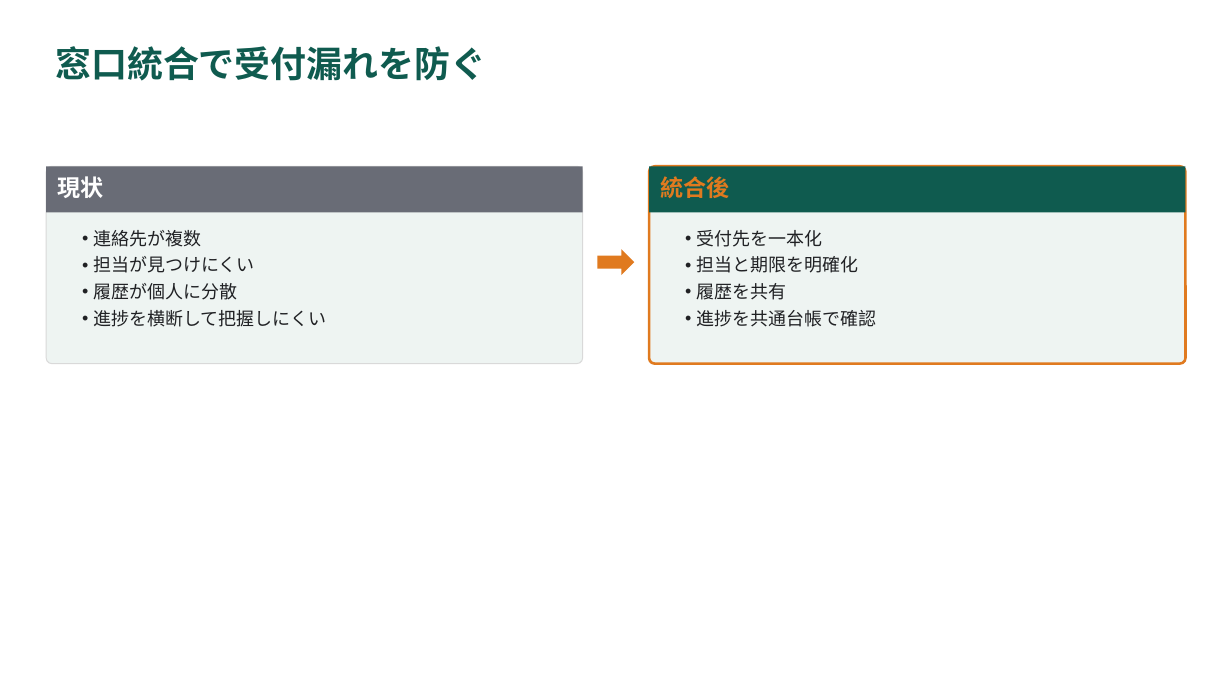
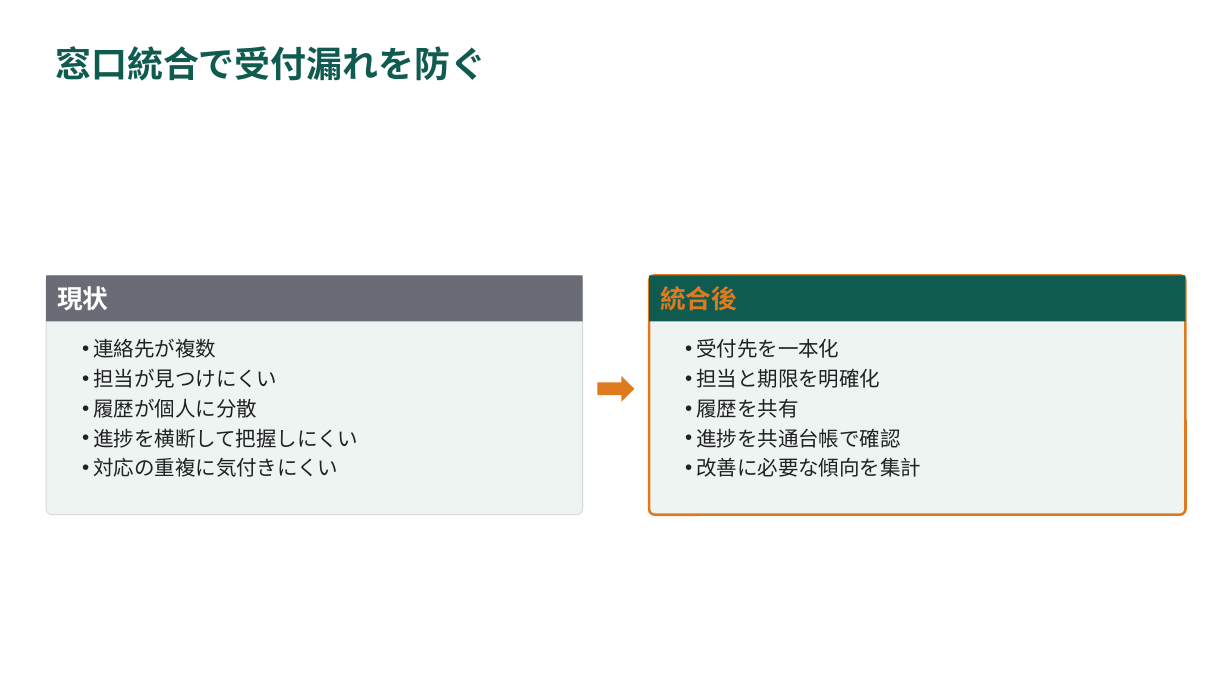
Before and after one commit to YHirano7/Artifacts, a slide deck: slide 10 of skills/pptx-deck/examples/component-gallery/component-gallery.pptx. Drawn at 1232x693 pixels with LibreOffice and Linux fonts; fonts in the diff are those of the drawing. Boxes give left, top, right and bottom in pixels: in the first picture for what was removed or moved away, otherwise in the second. Text is boxed around its words. In the diff, an @@ line names an element or a change of style, - is before the commit and + after.

```diff
--- a/skills/pptx-deck/examples/component-gallery/component-gallery.pptx
+++ b/skills/pptx-deck/examples/component-gallery/component-gallery.pptx
@@ rectangle "現状": place and size @@
-rectangle "現状" at box(46, 166, 582, 213)
+rectangle "現状" at box(46, 275, 582, 322)
@@ rectangle "現状" at box(46, 275, 582, 322): size 18 to 20 pt @@
@@ rounded rectangle: place and size @@
-rounded rectangle at box(46, 166, 582, 364)
+rounded rectangle at box(46, 275, 582, 515)
@@ rounded rectangle at box(46, 275, 582, 515): proportions changed @@
@@ rectangle "統合後": place and size @@
-rectangle "統合後" at box(649, 166, 1185, 213)
+rectangle "統合後" at box(649, 275, 1185, 322)
@@ rectangle "統合後" at box(649, 275, 1185, 322): size 18 to 20 pt @@
@@ rounded rectangle at box(649, 275, 1185, 515): proportions changed @@
@@ rounded rectangle: place and size @@
-rounded rectangle at box(649, 166, 1185, 364)
+rounded rectangle at box(649, 275, 1185, 515)
@@ text "連絡先が複数": place and size @@
-text "連絡先が複数" at box(93, 230, 326, 327)
+text "連絡先が複数" at box(93, 338, 358, 477)
@@ text "受付先を一本化": place and size @@
-text "受付先を一本化" at box(696, 230, 876, 327)
+text "受付先を一本化" at box(696, 338, 921, 477)
@@ text at box(93, 338, 358, 448): size 14 to 16 pt in "連絡先が複数", "担当が見つけにくい", "履歴が個人に分散", "進捗を横断して把握しにくい" @@
@@ text at box(696, 338, 901, 448): size 14 to 16 pt in "受付先を一本化", "担当と期限を明確化", "履歴を共有", "進捗を共通台帳で確認" @@
@@ right arrow: place and size @@
-right arrow at box(597, 250, 634, 275)
+right arrow at box(597, 376, 634, 402)
@@ text at box(93, 457, 338, 477): paragraph added @@
+• 対応の重複に気付きにくい
@@ text at box(696, 458, 921, 477): paragraph added @@
+• 改善に必要な傾向を集計
```
Also in this commit, not shown: 21 other slides changed, 39 other files.
